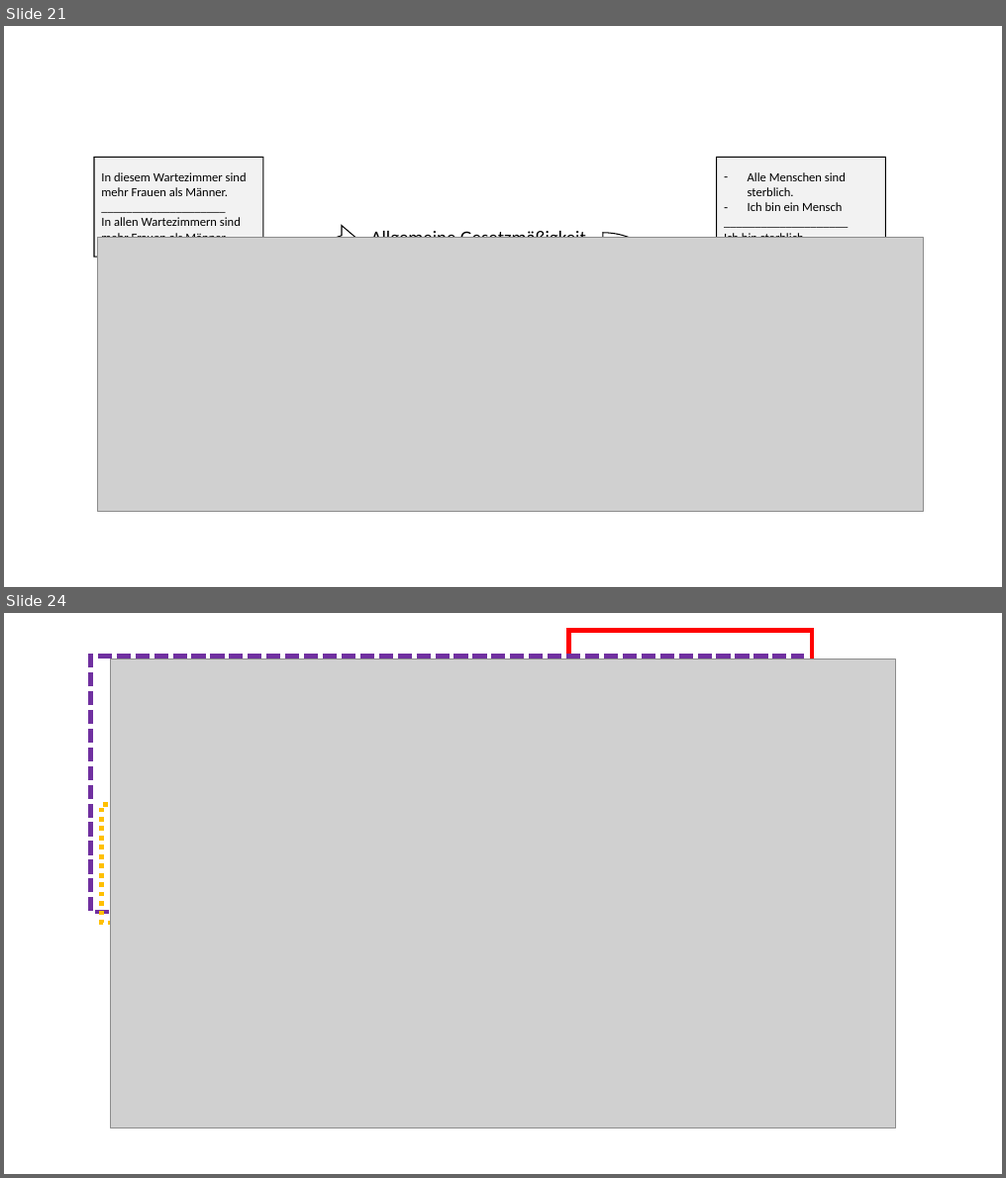
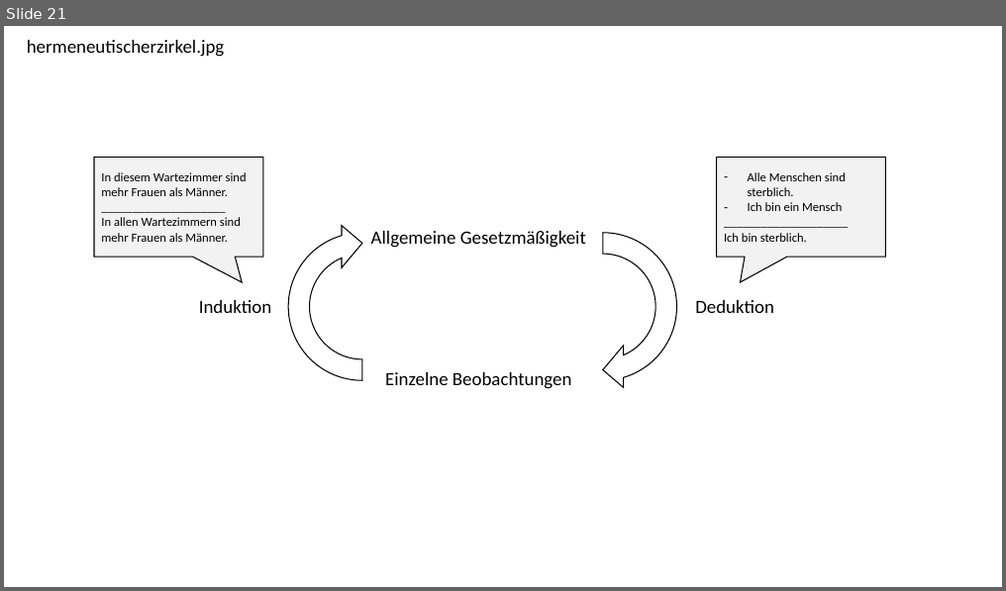
Before and after one commit to LukasRoeseler/opensciencebuch, a slide deck: images/Abbildungen-01.pptx. Shown one above the other, each under a label of ours: slides 21 and 24 before the commit, slide 21 after it; the slides between them are not shown. The pictures are 1006x1178 and 1006x591 pixels, drawn with LibreOffice and Linux fonts; fonts in the diff are those of the drawing; grey boxes stand for pictures. Boxes give left, top, right and bottom in pixels: in the first picture for what was removed or moved away, otherwise in the second. Text is boxed around its words. In the diff, an @@ line names an element or a change of style, - is before the commit and + after.

```diff
--- a/images/Abbildungen-01.pptx
+++ b/images/Abbildungen-01.pptx
@@ slide 24 removed at (4,613,1002,1174), background #FFFFFF @@
@@ rectangle removed at (48,624,832,1092) @@
@@ rectangle removed at (568,630,812,1073) @@
@@ rectangle removed at (91,657,802,912) @@
@@ picture removed at (110,659,896,1128) @@
@@ rectangle removed at (101,805,292,923) @@
@@ slide 21 changed as well @@
@@ text added at (27,40,225,57), 18 pt, text #000000 @@
+hermeneutischerzirkel.jpg
@@ picture removed at (98,237,924,511) @@
@@ text added at (199,300,271,313), 18 pt, text #000000 @@
+Induktion
@@ text added at (695,300,774,313), 18 pt, text #000000 @@
+Deduktion
@@ text added at (385,372,572,389), 18 pt, text #000000 @@
+Einzelne Beobachtungen
```
Also in this commit, not shown: 13 other slides changed, 3 slides added, 2 other slides removed, 1 other file.
